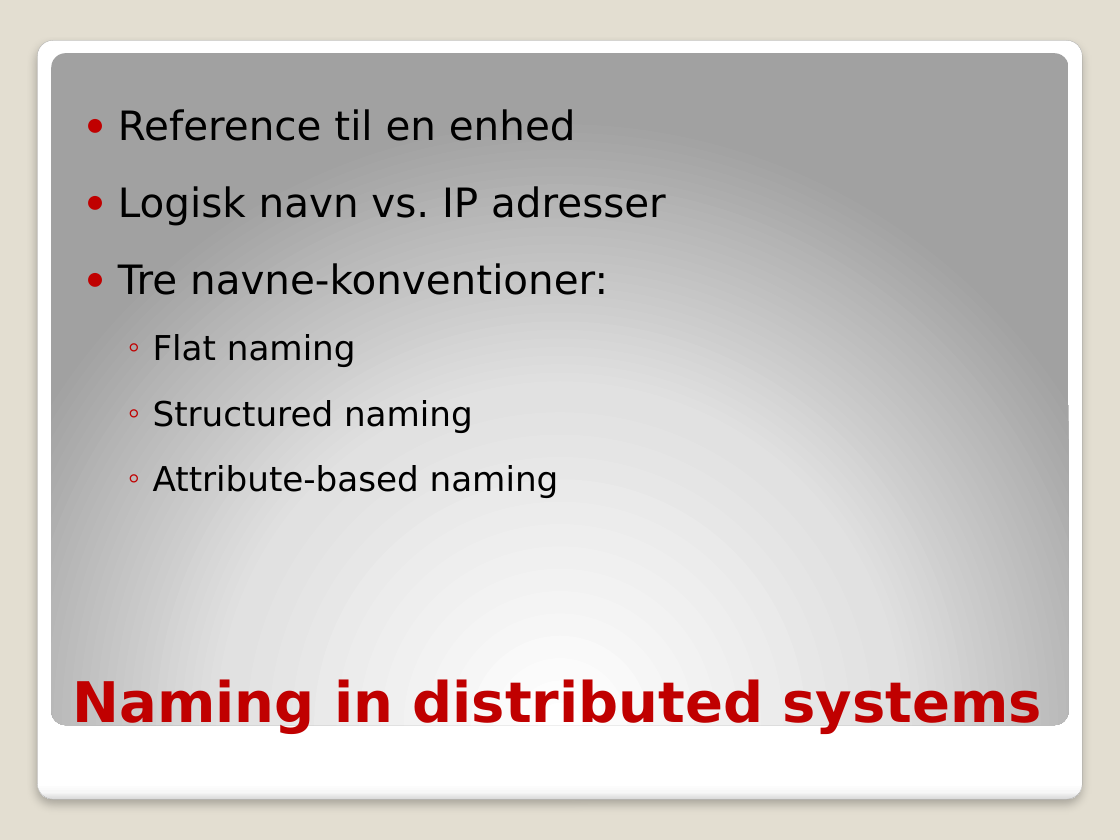
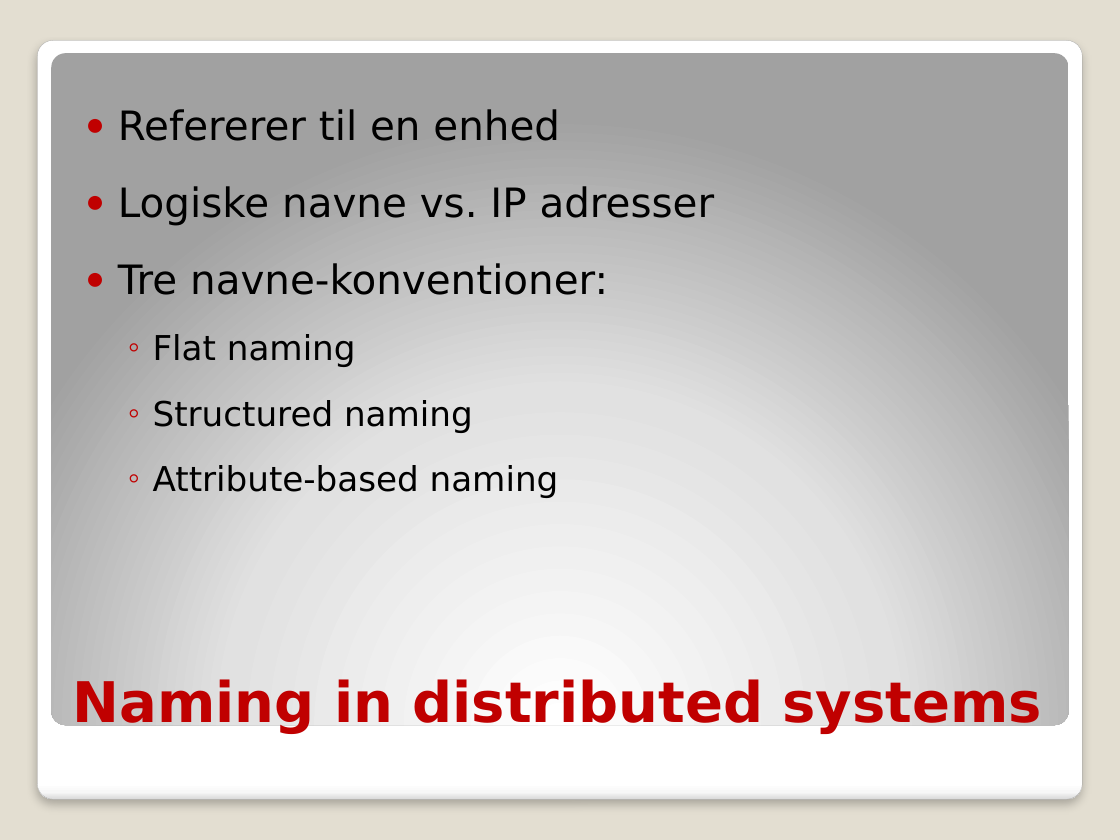
Before and after one commit to ITONK/KNOTI, a slide deck: slide 4 of Afleveringer/Eksamen/Domain Name System.pptx. Drawn at 1120x840 pixels with LibreOffice and Linux fonts; fonts in the diff are those of the drawing. Boxes give left, top, right and bottom in pixels: in the first picture for what was removed or moved away, otherwise in the second. Text is boxed around its words. In the diff, an @@ line names an element or a change of style, - is before the commit and + after.

```diff
--- a/Afleveringer/Eksamen/Domain Name System.pptx
+++ b/Afleveringer/Eksamen/Domain Name System.pptx
@@ text at <box>118,109,715,226</box>: text changed @@
-● Reference til en enhed
-● Logisk navn vs. IP adresser
+● Refererer til en enhed
+● Logiske navne vs. IP adresser
```
Also in this commit, not shown: 3 other slides changed.
